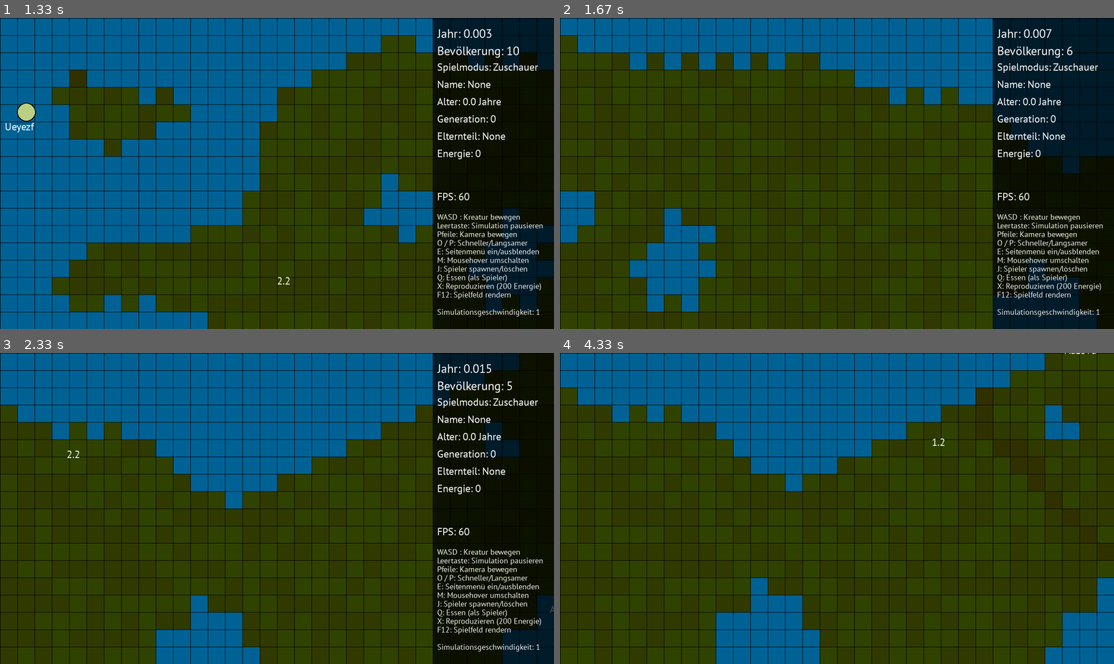
Above: before the commit, frames 1-4 (two rows, left to right).
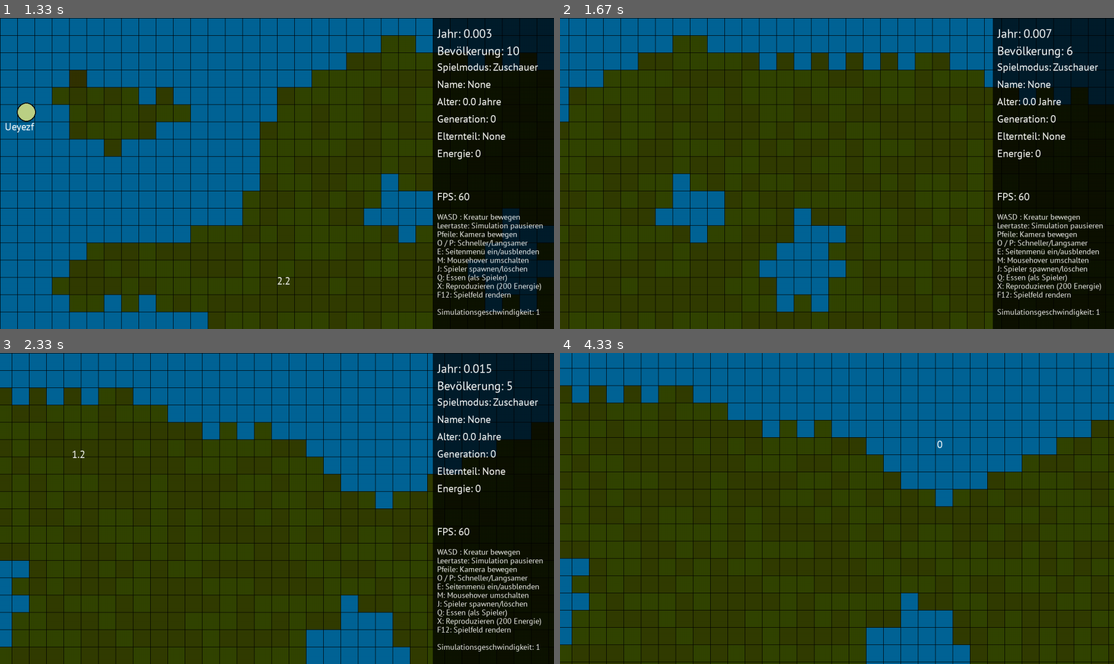
Above: after the commit, the same moments.

Repository: coding-lines/evolvers
Game: pygame game, started from evolversFiles/runGame_GUI.py
The game is run twice, just before and just after one commit, with the same random seed, the same clock (stepped at 60 frames per second) and the same inputs.
Inputs (mouse positions are in pixels of both pictures, inside the frame that each line leads up to):
- Up to frame 1 (1.33 s): click "START" at 0.38 s; click "Neue Simulation" at 0.72 s; click "START" at 1.05 s
- Up to frame 2 (1.67 s): hold F12 from 1.33 s (still down); hold Right from 1.33 s (still down); move the mouse to (1047, 254) at 1.37 s
- Up to frame 3 (2.33 s): release F12 at 1.8 s; release Right at 1.8 s; hold Right from 1.88 s (still down); move the mouse to (66, 440) at 1.92 s; tap Space at 1.95, 2.25 s
- Up to frame 4 (4.33 s): release Right at 2.35 s; hold Up 2.43-2.73 s; move the mouse to (676, 449) at 2.47 s; tap Space at 2.5, 3.17, 3.47, 3.67, 3.97, 4.23 s; press the mouse at (875, 626) at 2.8 s; move the mouse to (753, 530) at 2.9 s; release the mouse at (632, 433) at 3.03 s; hold Right 3.1-3.57 s; click (764, 458) at 3.18 s; tap E at 3.25 s; hold Left 3.6-4.13 s; move the mouse to (681, 480) at 3.63 s; click (681, 480) at 3.68 s; hold Down from 4.17 s (still down); click (931, 427) at 4.25 s

Frame 1 is identical in both runs. In frame 2, 24% of the frame differs, in the area x 0-100%, y 0-100%; in frame 3, 28%; in frame 4, 35%.

Commit message:
Smoothed camera paths. Camera speed can now be changed using the scrollwheel

Diff:
--- a/evolversFiles/runGame_GUI.py
+++ b/evolversFiles/runGame_GUI.py
@@ -56,6 +56,14 @@
         done = False
         #Status des Spiels
     class storage:
+        camMaxSpeed = 1 #Maximale Kamerageschwindigkeit in Blocks per Frame
+
+        cameraSpeed = [0,0] #Aktuelle Kamerabewegungsrichtung
+
+
+        cameraMoved = False #Kamera im letzten Frame bewegt?
+
+
         #TODO: Cleanup der Variablen
 
         worldSizeSlider = 0 #Slider bei Erstellung einer neuen Welt
@@ -133,6 +141,10 @@
     class draw:
         def onDrawFunction():
             if game.options.currentScreen == "game":
+                if not game.storage.cameraMoved:
+                    game.storage.cameraSpeed = [0,0]
+                else:
+                    game.storage.cameraMoved = False
                 game.storage.playerHasMoved -= 1 if game.storage.playerHasMoved > 0 else 0
                 if game.storage.simulationRunning:
                     game.storage.gameEntities,game.storage.gameWorld = creatureEngine.runIteration(game.storage.gameEntities,game.storage.gameWorld)
@@ -512,6 +524,10 @@
 
 
         if event.type == pygame.MOUSEBUTTONUP:
+            if event.button == 4 and game.options.currentScreen == "game":
+                game.storage.camMaxSpeed *= 2 if game.storage.camMaxSpeed < 5 else 1
+            if event.button == 5 and game.options.currentScreen == "game":
+                game.storage.camMaxSpeed /= 2 if game.storage.camMaxSpeed > 0.3 else 1
             if event.button < 4:
                 if game.options.currentScreen == "game":
                     pos = list(pygame.mouse.get_pos())
@@ -630,6 +646,7 @@
                                 game.storage.gameEntities = eval(f.read())
                                 f.close()
                             game.timers.frame = 0
+                            game.storage.camSpeedMax = 1
                             game.timers.seconds = 0
                             game.storage.gameWorld = creatureEngine.runWorldIteration(game.storage.gameWorld)
                             game.storage.cameraPos = [1,1,34,22,1] if game.storage.viewDistance == 32 else [1,1,68,44,1] if game.storage.viewDistance == 64 else [1,1,18,12,1]
@@ -643,6 +660,7 @@
                             game.storage.gameWorld = creatureEngine.initWorld(game.storage.worldSizeSlider+100,game.storage.worldSizeSlider+100,game.storage.worldGeneration,game.storage.worldSmooth)
                             game.timers.frame = 0
                             game.timers.seconds = 0
+                            game.storage.camSpeedMax = 1
                             game.storage.playerInformation = creatureEngine.newCreature()
                             game.storage.playerInformation["name"] = "PLAYER"
                             game.storage.playerInformation["x"] = 16
@@ -665,13 +683,21 @@
                     game.options.currentScreen = "escapeMenu"
                     game.storage.simulationRunning = False
                 if event.key == pygame.K_LEFT:
-                    game.storage.cameraPos = cameraEngine.moveCamera(game.storage.cameraPos,[-1,0],game.storage.worldSize)
+                    game.storage.cameraMoved = True
+                    game.storage.cameraSpeed[0] = (-(game.storage.camMaxSpeed)+game.storage.cameraSpeed[0]*7)/8
+                    game.storage.cameraPos = cameraEngine.moveCamera(game.storage.cameraPos,[game.storage.cameraSpeed[0],0],game.storage.worldSize)
                 if event.key == pygame.K_RIGHT:
-                    game.storage.cameraPos = cameraEngine.moveCamera(game.storage.cameraPos,[1,0],game.storage.worldSize)
+                    game.storage.cameraSpeed[0] = ((game.storage.camMaxSpeed)+game.storage.cameraSpeed[0]*7)/8
+                    game.storage.cameraMoved = True
+                    game.storage.cameraPos = cameraEngine.moveCamera(game.storage.cameraPos,[game.storage.cameraSpeed[0],0],game.storage.worldSize)
                 if event.key == pygame.K_UP:
-                    game.storage.cameraPos = cameraEngine.moveCamera(game.storage.cameraPos,[0,-1],game.storage.worldSize)
+                    game.storage.cameraSpeed[1] = (-(game.storage.camMaxSpeed)+game.storage.cameraSpeed[1]*7)/8
+                    game.storage.cameraMoved = True
+                    game.storage.cameraPos = cameraEngine.moveCamera(game.storage.cameraPos,[0,game.storage.cameraSpeed[1]],game.storage.worldSize)
                 if event.key == pygame.K_DOWN:
-                    game.storage.cameraPos = cameraEngine.moveCamera(game.storage.cameraPos,[0,1],game.storage.worldSize)
+                    game.storage.cameraSpeed[1] = ((game.storage.camMaxSpeed)+game.storage.cameraSpeed[1]*7)/8
+                    game.storage.cameraMoved = True
+                    game.storage.cameraPos = cameraEngine.moveCamera(game.storage.cameraPos,[0,game.storage.cameraSpeed[1]],game.storage.worldSize)
                 if event.key == pygame.K_SPACE:
                     game.storage.simulationRunning = not game.storage.simulationRunning
                     if game.storage.simulationRunning:
